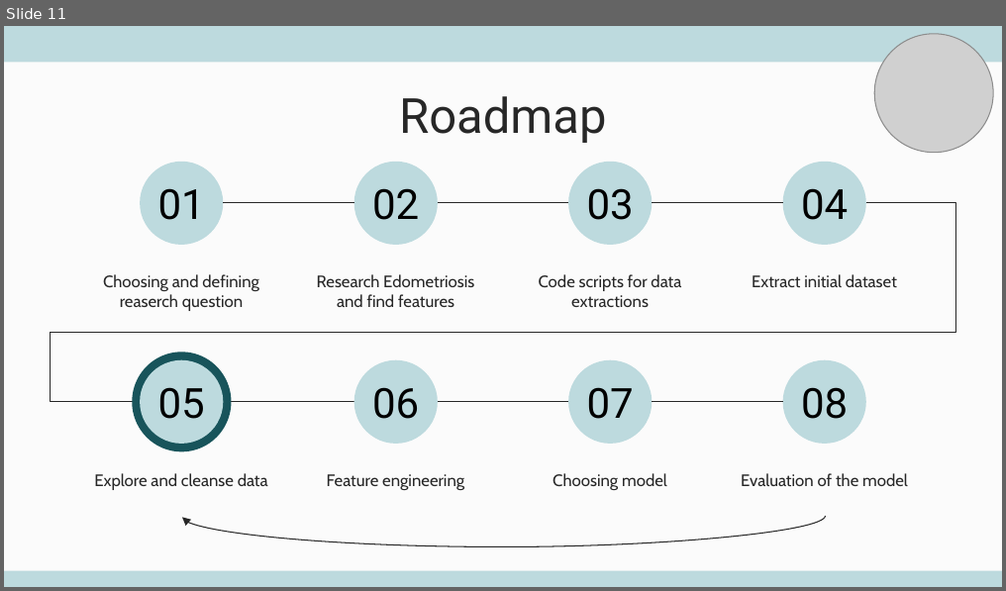
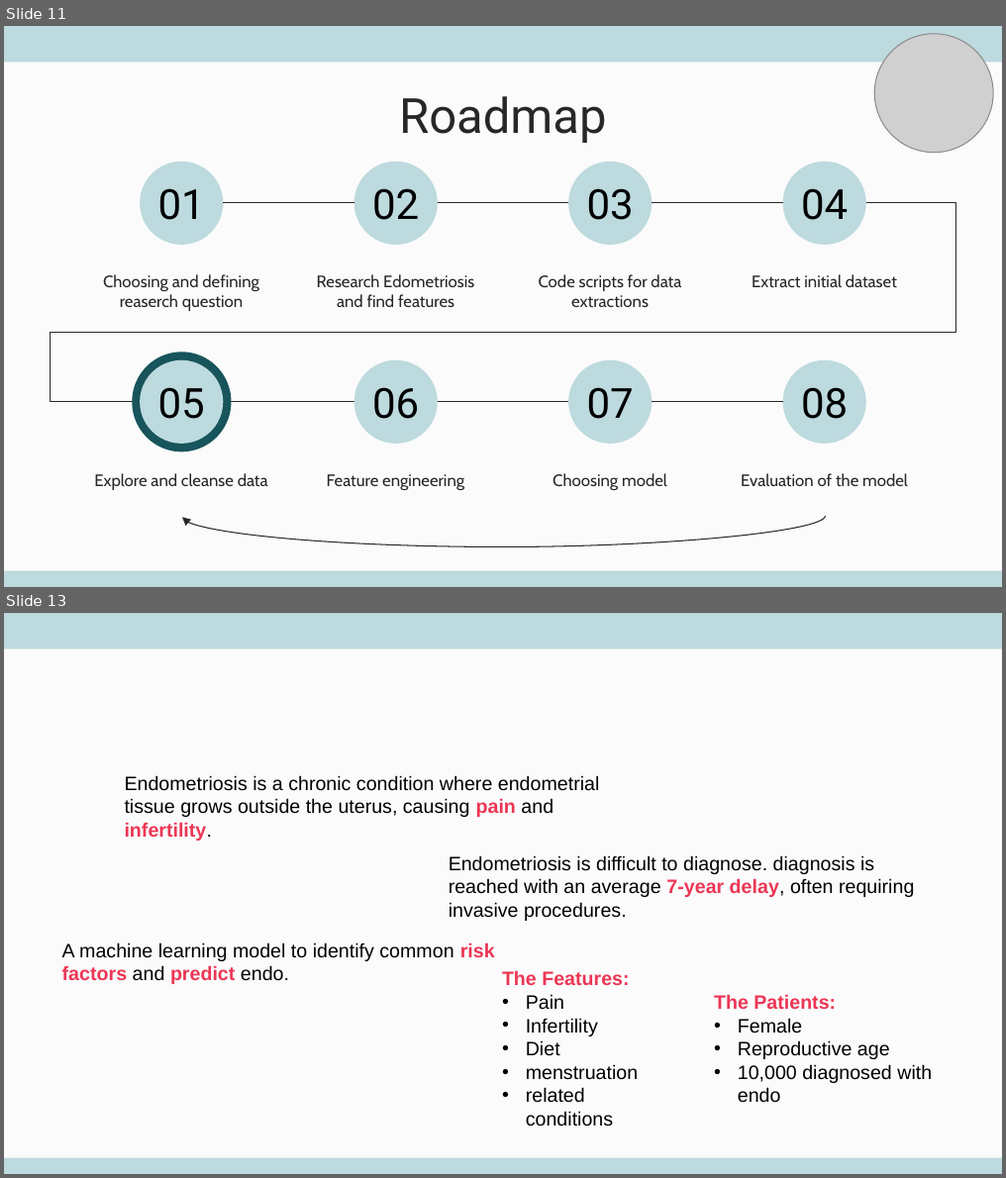
Before and after one commit to daniel-moshe/ML-Endo-Detection, a slide deck: endo early detection-mid presentation.pptx. Shown one above the other, each under a label of ours: slide 11 before the commit, slides 11 and 13 after it; the slides between them are not shown. The pictures are 1006x591 and 1006x1178 pixels, drawn with LibreOffice and Linux fonts; fonts in the diff are those of the drawing; grey boxes stand for pictures. Boxes give left, top, right and bottom in pixels: in the first picture for what was removed or moved away, otherwise in the second. Text is boxed around its words. In the diff, an @@ line names an element or a change of style, - is before the commit and + after.

```diff
--- a/endo early detection-mid presentation.pptx
+++ b/endo early detection-mid presentation.pptx
@@ slide 13 added at [4,613,1002,1174], background #FBFBFB; not listed: 2 template elements that a slide beside it also shows @@
@@ text added at [125,775,600,841], 14 pt, text #000000 @@
+Endometriosis is a chronic condition where endometrial tissue grows outside the uterus, causing pain and infertility.
@@ text added at [449,856,914,921], 14 pt, text #000000 @@
+Endometriosis is difficult to diagnose. diagnosis is reached with an average 7-year delay, often requiring invasive procedures.
@@ text added at [62,943,495,984], 14 pt, text #000000 @@
+A machine learning model to identify common risk factors and predict endo.
@@ text added at [502,970,638,1127], 14 pt, text #000000 @@
+The Features:
+• Pain
+• Infertility
+• Diet
+• menstruation
+• related conditions
@@ text added at [714,994,932,1103], 14 pt, text #000000 @@
+The Patients:
+• Female
+• Reproductive age
+• 10,000 diagnosed with endo
```
Also in this commit, not shown: 1 slide changed, 2 other slides added, 20 other files.
